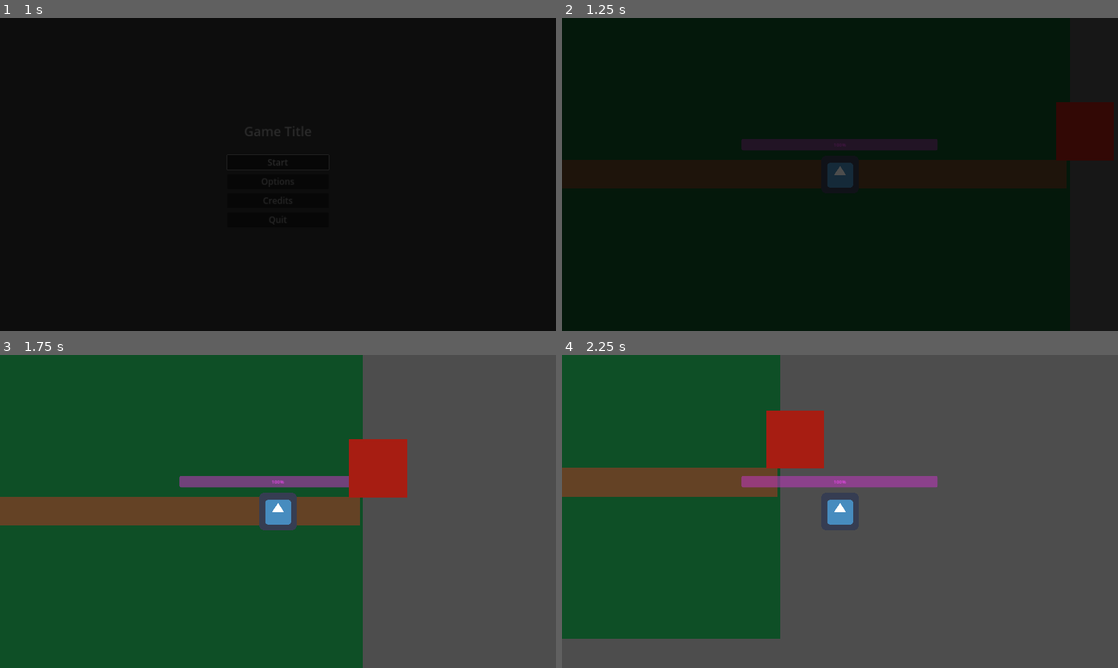
Above: before the commit, frames 1-4 (two rows, left to right).
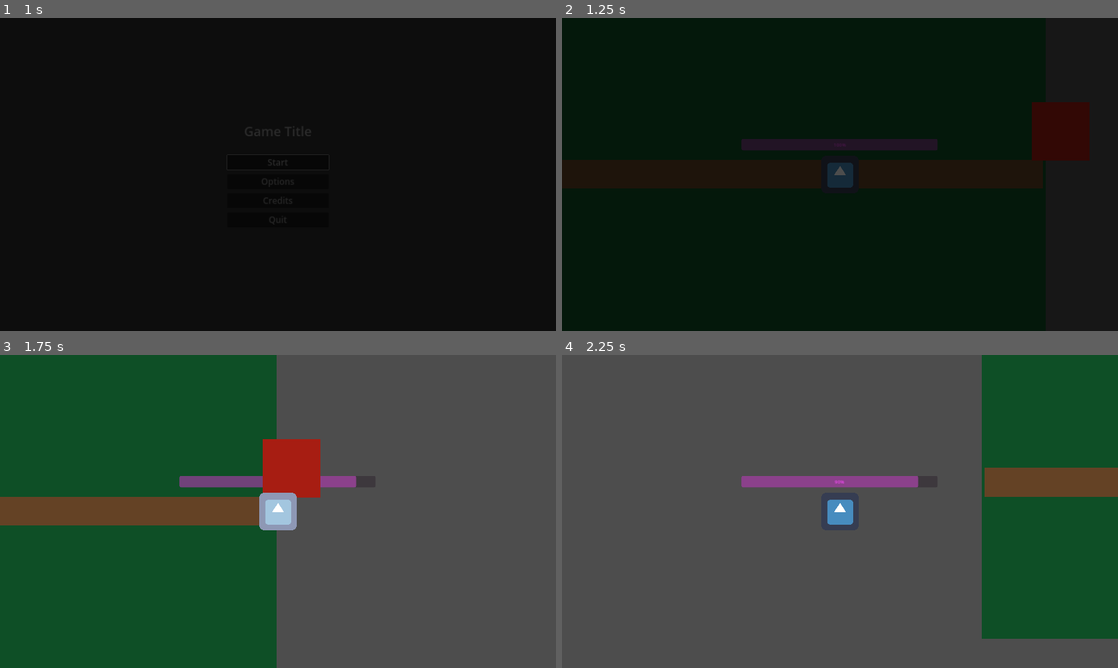
Above: after the commit, the same moments.

Repository: hsandt/ld53
Game: Godot game, scene res://scenes/main_menu_scene.tscn
Two runs of this game, one before a commit and one after it. Both use one fixed random seed, a clock stepped at 60 frames per second and the inputs below. The engine's default icon, where the game draws it, is replaced by a stand-in: a white triangle on a blue panel in a dark square.
Inputs (mouse positions are in pixels of both pictures, inside the frame that each line leads up to):
- Up to frame 1 (1 s): click "Start" at 0.5 s
- Up to frame 2 (1.25 s): no input
- Up to frame 3 (1.75 s): tap Enter (ui_accept) at 1.25, 1.52 s; move the mouse to (400, 495) at 1.27 s; hold Right (ui_right) from 1.28 s (still down); click (400, 495) at 1.42 s
- Up to frame 4 (2.25 s): move the mouse to (728, 527) at 2.02 s; release Right (ui_right) at 2.03 s; hold S (down) from 2.03 s (still down)

Frame 1 is identical in both runs. In frame 2, 1.7% of the frame differs, in the area x 84-100%, y 26-55%; in frame 3, 18%; in frame 4, 59%, in the area x 0-100%, y 0-91%.

Commit message:
Buff system

Diff:
--- a/prefabs/ingame/player_character_body_2d.tscn
+++ b/prefabs/ingame/player_character_body_2d.tscn
@@ -1,12 +1,14 @@
-[gd_scene load_steps=7 format=3 uid="uid://bft0g7ppjcvde"]
+[gd_scene load_steps=8 format=3 uid="uid://bft0g7ppjcvde"]
 
 [ext_resource type="Script" path="res://scenes/player.gd" id="1_2t2x0"]
 [ext_resource type="Material" uid="uid://r5m0e65nite5" path="res://materials/custom_sprite_shader_material.tres" id="1_i0yki"]
+[ext_resource type="Script" path="res://scripts/buffs/Buffs.gd" id="3_4x6o7"]
 [ext_resource type="SpriteFrames" uid="uid://bdq8so2kor0sb" path="res://animations/player_character_sprite_frames.tres" id="3_fgtjg"]
-[ext_resource type="Script" path="res://scenes/flashbox.gd" id="3_isr4f"]
 [ext_resource type="Script" path="res://scripts/visual/AnimatedSprite2DBrightnessController.gd" id="4_epfoh"]
+[ext_resource type="Script" path="res://scripts/powder/powder.gd" id="6_vdi8d"]
 
-[sub_resource type="CircleShape2D" id="CircleShape2D_275y0"]
+[sub_resource type="RectangleShape2D" id="RectangleShape2D_6va3q"]
+size = Vector2(121, 124)
 
 [node name="PlayerCharacterBody2D" type="CharacterBody2D" node_paths=PackedStringArray("animated_sprite_with_brightness_controller")]
 modulate = Color(1, 0.305882, 1, 1)
@@ -14,10 +16,14 @@
 script = ExtResource("1_2t2x0")
 animated_sprite_with_brightness_controller = NodePath("AnimatedSprite2DBrightnessController")
 
+[node name="Buffs" type="Node" parent="."]
+script = ExtResource("3_4x6o7")
+
 [node name="Camera2D" type="Camera2D" parent="."]
 
 [node name="CollisionShape2D" type="CollisionShape2D" parent="."]
-shape = SubResource("CircleShape2D_275y0")
+position = Vector2(-0.5, 1)
+shape = SubResource("RectangleShape2D_6va3q")
 
 [node name="AnimatedSprite2DBrightnessController" type="AnimatedSprite2D" parent="." node_paths=PackedStringArray("brighten_timer")]
 z_index = 2
@@ -36,10 +42,7 @@
 [node name="Flash Timer" type="Timer" parent="."]
 wait_time = 0.2
 
-[node name="flashbox (OLD)" type="Polygon2D" parent="."]
-visible = false
-z_index = 5
-polygon = PackedVector2Array(-63, -61, 67, -63, 64, 69, -60, 69)
-script = ExtResource("3_isr4f")
+[node name="cargo" type="Node2D" parent="."]
 
-[connection signal="timeout" from="Flash Timer" to="flashbox (OLD)" method="timeout"]
+[node name="powder_1" type="Node2D" parent="cargo"]
+script = ExtResource("6_vdi8d")
--- a/scenes/player.gd
+++ b/scenes/player.gd
@@ -31,7 +31,7 @@
 	if(position.x>1500):
 		position.x=-1500
 
-	position.x+=current_speed*delta
+	position.x+=$Buffs.get_attribute("speed",current_speed)*delta
 
 	if (position.y<500) and Input.is_action_pressed("down"):
 		position.y+=steer_speed*delta
--- /dev/null
+++ b/scripts/buffs/Buffs.gd
@@ -0,0 +1,49 @@
+extends Node
+
+
+class Buff:
+	var attribute: String
+	var effect: String
+	var value: float
+	var probability: float #chance of being triggered
+	var duration: float #in seconds
+	var chain: Array #index of other buffs this object deals with.
+
+var buff_stack = []
+
+func _ready ():
+	var speedup = Buff.new()
+	speedup.attribute="speed"
+	speedup.effect="multiplier"
+	speedup.value=1.5
+	speedup.probability=0.5 #50% chance of occuring
+	speedup.duration=5.0 #5 seconds long
+
+	buff_stack.append(speedup)
+	#TODO read in the buff list from the spreadsheet (csv file most likely)  at this point
+
+func get_attribute(name,baseline):
+	for buff in buff_stack:
+		if buff.attribute == name:
+			match buff.effect:
+				"multiplier":
+					baseline*=buff.value
+				"addition":
+					baseline+=buff.value
+	return baseline
+
+
+#returns true if the buff passed its probability test and was added.
+func add_if_roll(buff):
+	if randf()<buff.probability:
+		buff_stack.append(buff)
+		#TODO handle chain effects here
+		return true
+	return false
+
+func _process(delta):
+	for i in len(buff_stack):
+		buff_stack[i].duration-=delta
+		if buff_stack[i].duration<0:
+			#TODO handle detonation effects here
+			buff_stack.remove_at(i)
--- /dev/null
+++ b/scripts/powder/powder.gd
@@ -0,0 +1,13 @@
+extends Node2D
+
+#probably going to be a string or something other then a number at some point
+@export var type = 1
+
+@export var quality = 1
+
+# Perhaps as it gets damaged, more falls out so effect less likely?
+var quantity = 100
+
+func buff(multiplier):
+	pass
+	#add_buff(["speed","multiplier",0.5,0.5,5])
Not shown: 2 places in scenes/first_scene.tscn that only renumber resources
